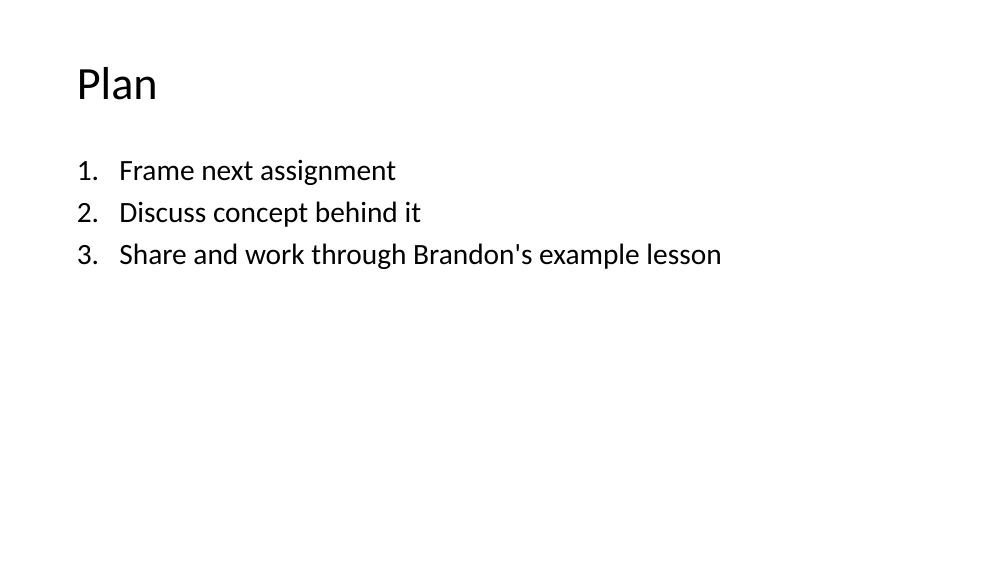
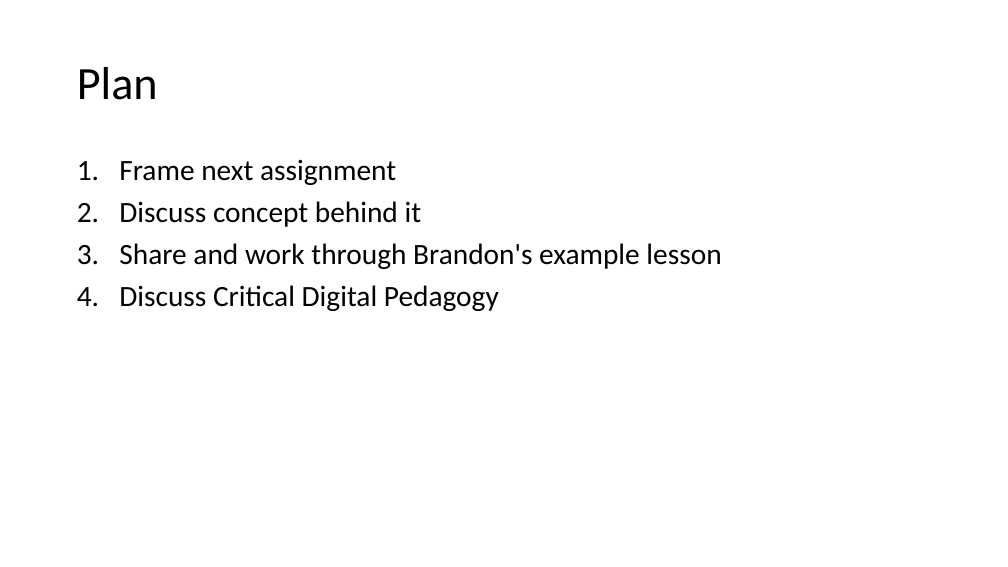
Before and after one commit to scholarslab/praxis, a slide deck: slide 2 of assets/workshop-on-workshops/workshop-on-workshops.pptx. Drawn at 1008x567 pixels with LibreOffice and Linux fonts; fonts in the diff are those of the drawing. Boxes give left, top, right and bottom in pixels: in the first picture for what was removed or moved away, otherwise in the second. Text is boxed around its words. In the diff, an @@ line names an element or a change of style, - is before the commit and + after.

Commit message:
update with readings for critical digital pedaogyg

```diff
--- a/assets/workshop-on-workshops/workshop-on-workshops.pptx
+++ b/assets/workshop-on-workshops/workshop-on-workshops.pptx
@@ text at <box>119,285,499,311</box>: paragraph added @@
+4. Discuss Critical Digital Pedagogy
```
Also in this commit, not shown: 4 other slides changed, 1 slide added, 3 other files.
